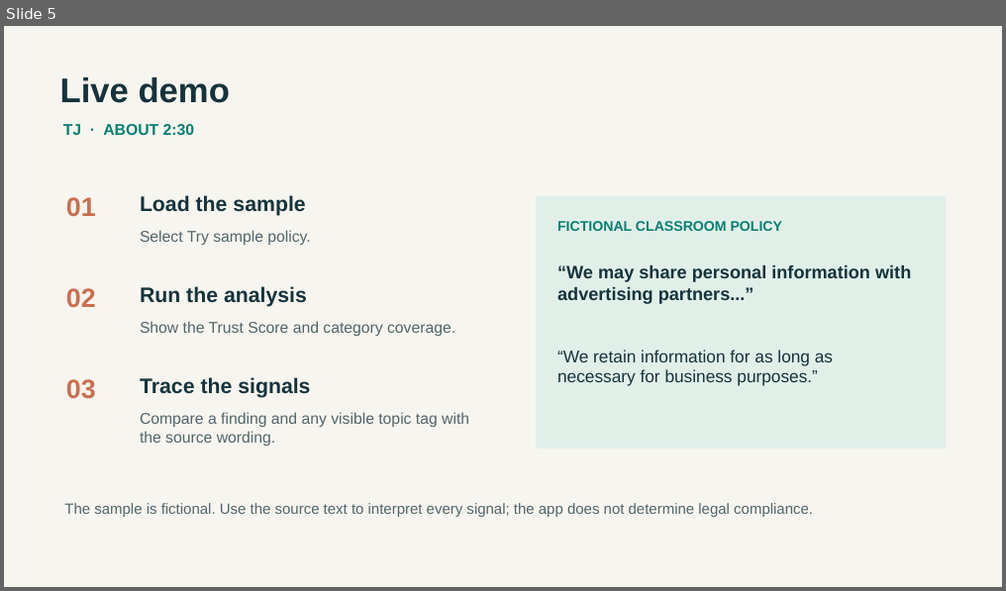
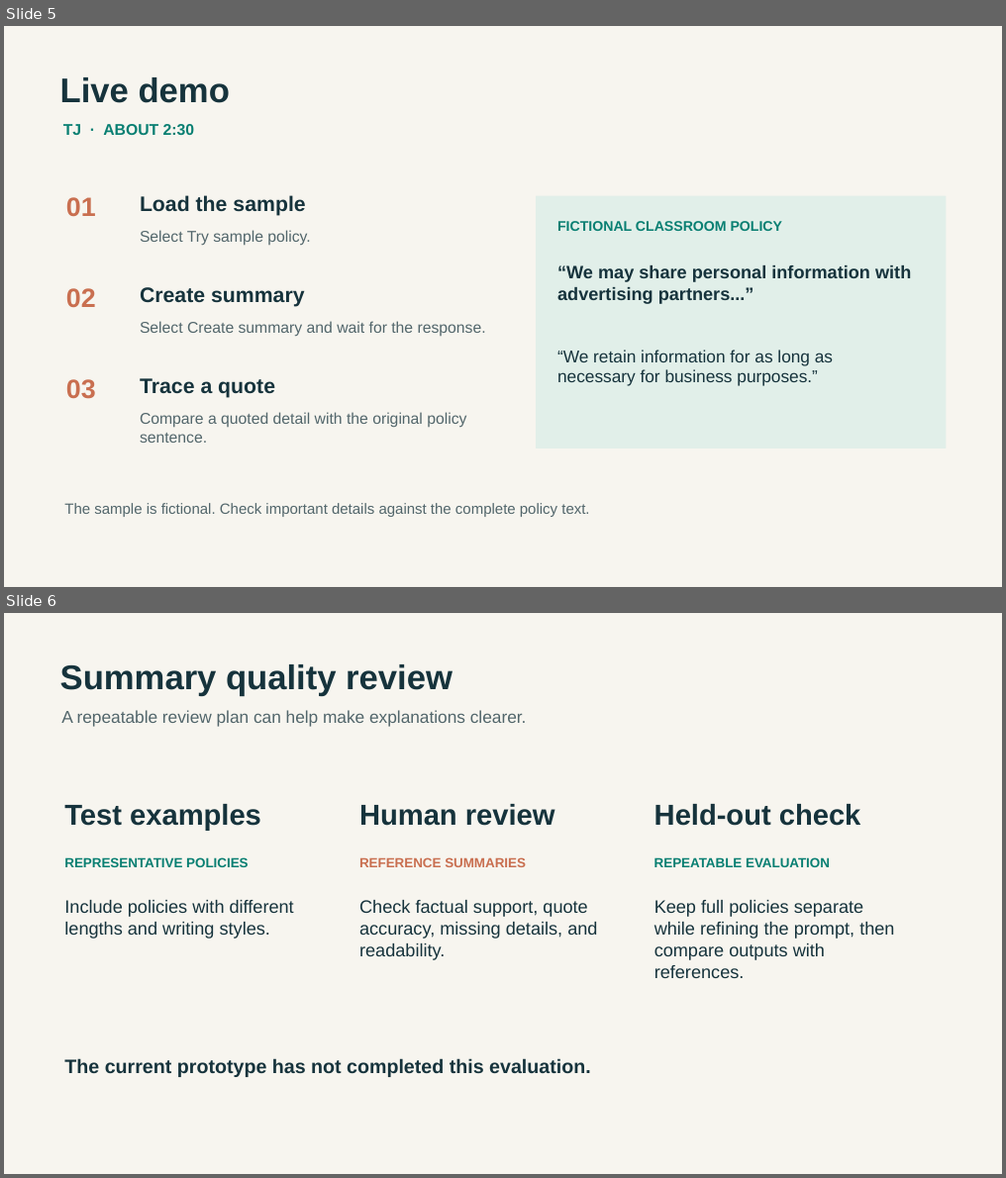
Before and after one commit to tjross28/Comp-496---TJ-Anthony-Amon-Prema, a slide deck: output/presentation/ClearPolicy_Project_Presentation.pptx. Shown one above the other, each under a label of ours: slide 5 before the commit, slides 5 and 6 after it. The pictures are 1006x591 and 1006x1178 pixels, drawn with LibreOffice and Linux fonts; fonts in the diff are those of the drawing. Boxes give left, top, right and bottom in pixels: in the first picture for what was removed or moved away, otherwise in the second. Text is boxed around its words. In the diff, an @@ line names an element or a change of style, - is before the commit and + after.

Commit message:
changed focus to summary

```diff
--- a/output/presentation/ClearPolicy_Project_Presentation.pptx
+++ b/output/presentation/ClearPolicy_Project_Presentation.pptx
@@ slide 6 added at [4, 613, 1002, 1174], background #F7F5EF @@
@@ text added at [60, 664, 452, 696], 33 pt, text #16333C, bold @@
+Summary quality review
@@ text added at [61, 710, 527, 727], 16.5 pt, text #52666B @@
+A repeatable review plan can help make explanations clearer.
@@ text added at [64, 804, 261, 831], 27.8 pt, text #16333C, bold @@
+Test examples
@@ text added at [359, 804, 555, 826], 27.8 pt, text #16333C, bold @@
+Human review
@@ text added at [654, 804, 861, 826], 27.8 pt, text #16333C, bold @@
+Held-out check
@@ text added at [64, 858, 248, 867], 12.8 pt, text #087F72, bold @@
+REPRESENTATIVE POLICIES
@@ text added at [359, 858, 526, 867], 12.8 pt, text #C96F50, bold @@
+REFERENCE SUMMARIES
@@ text added at [654, 858, 830, 867], 12.8 pt, text #087F72, bold @@
+REPEATABLE EVALUATION
@@ text added at [64, 900, 294, 939], 17.2 pt, text #16333C @@
+Include policies with different lengths and writing styles.
@@ text added at [359, 900, 597, 960], 17.2 pt, text #16333C @@
+Check factual support, quote accuracy, missing details, and readability.
@@ text added at [654, 900, 894, 978], 17.2 pt, text #16333C @@
+Keep full policies separate while refining the prompt, then compare outputs with references.
@@ text added at [64, 1059, 591, 1077], 18.8 pt, text #16333C, bold @@
+The current prototype has not completed this evaluation.
@@ slide 5 changed as well @@
@@ text at [140, 287, 305, 307]: text changed @@
-Run the analysis
+Create summary
@@ text at [140, 321, 486, 337]: text changed @@
-Show the Trust Score and category coverage.
+Select Create summary and wait for the response.
@@ text at [140, 378, 275, 398]: text changed @@
-Trace the signals
+Trace a quote
@@ text at [140, 412, 466, 443]: text changed @@
-Compare a finding and any visible topic tag with the source wording.
+Compare a quoted detail with the original policy sentence.
@@ text at [64, 503, 589, 517]: text changed @@
-The sample is fictional. Use the source text to interpret every signal; the app does not determine legal compliance.
+The sample is fictional. Check important details against the complete policy text.
```
Also in this commit, not shown: 3 other slides changed, 1 other slide added, 2 slides removed, 49 other files.
